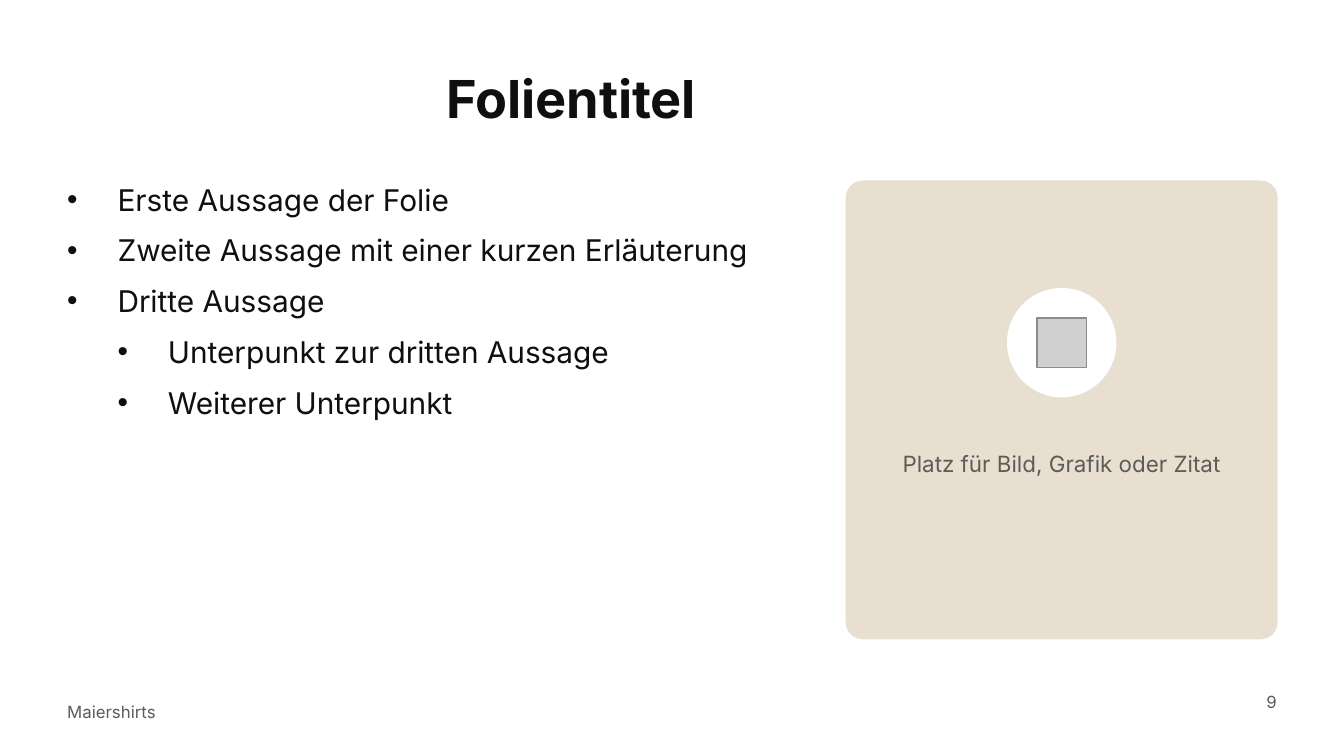
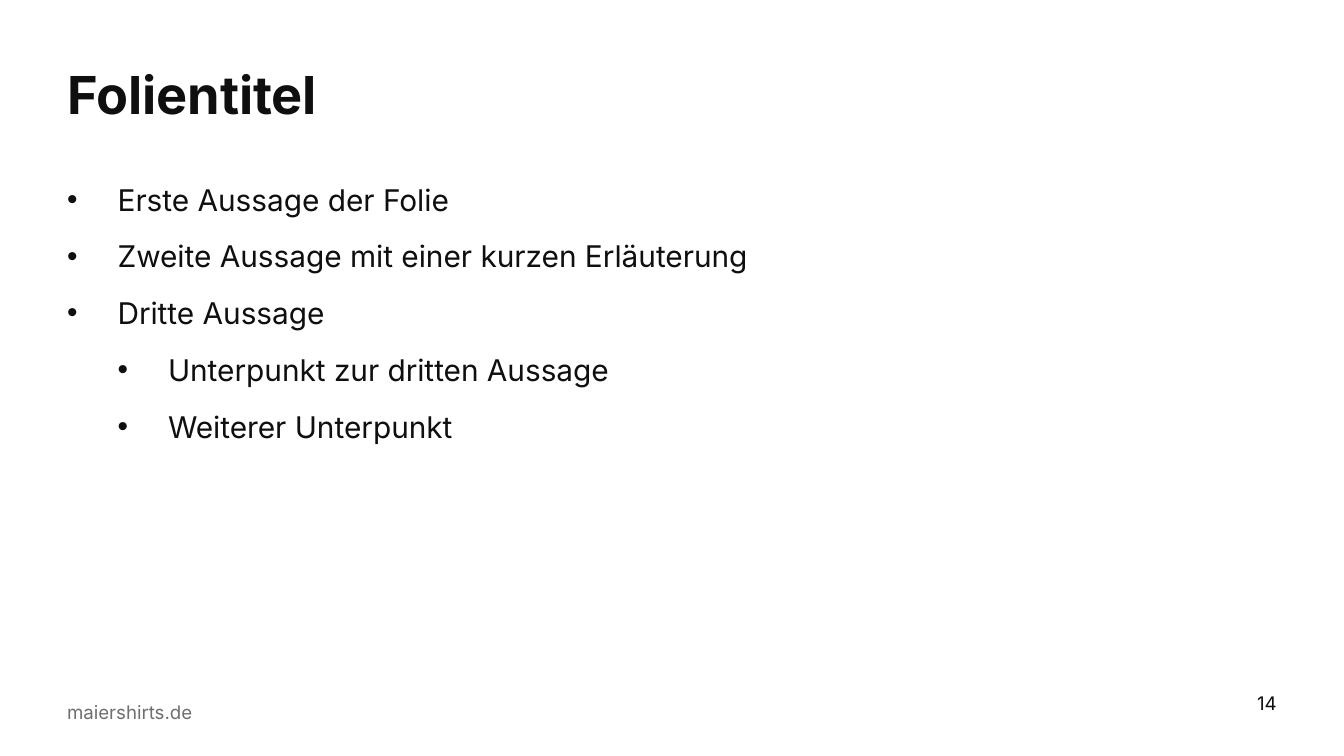
Before and after one commit to sm6161-eng/lexware-angebot-tool, a slide deck: slide 14 of presentation/dist/Maiershirts_Master.potx (slide 9 before the commit). Drawn at 1344x756 pixels with LibreOffice and Linux fonts; fonts in the diff are those of the drawing; grey boxes stand for pictures; background and template pictures are left out. Boxes give left, top, right and bottom in pixels: in the first picture for what was removed or moved away, otherwise in the second. Text is boxed around its words. In the diff, an @@ line names an element or a change of style, - is before the commit and + after.

```diff
--- a/presentation/dist/Maiershirts_Master.potx
+++ b/presentation/dist/Maiershirts_Master.potx
@@ title "Folientitel" at (67,74,317,115): alignment centre to left @@
@@ text "Erste Aussage der Folie" at (118,188,748,444): more space between paragraphs @@
@@ rounded rectangle removed at (847,181,1277,638) @@
@@ ellipse removed at (1008,289,1116,396) @@
@@ picture removed at (1038,319,1087,368) @@
@@ text removed at (903,455,1221,476) @@
-Platz für Bild, Grafik oder Zitat
@@ text at (67,705,192,719): text changed; size 9 to 10 pt; text colour #5C5C58 to #0F0F0F at 60% opacity @@
-Maiershirts
+maiershirts.de
@@ page number at (1257,696,1277,710): text changed; size 9 to 10 pt; text colour #5C5C58 to #0F0F0F @@
-9
+14
```
Also in this commit, not shown: 8 other slides changed, 6 slides added, 1 slide removed, 6 other files.
